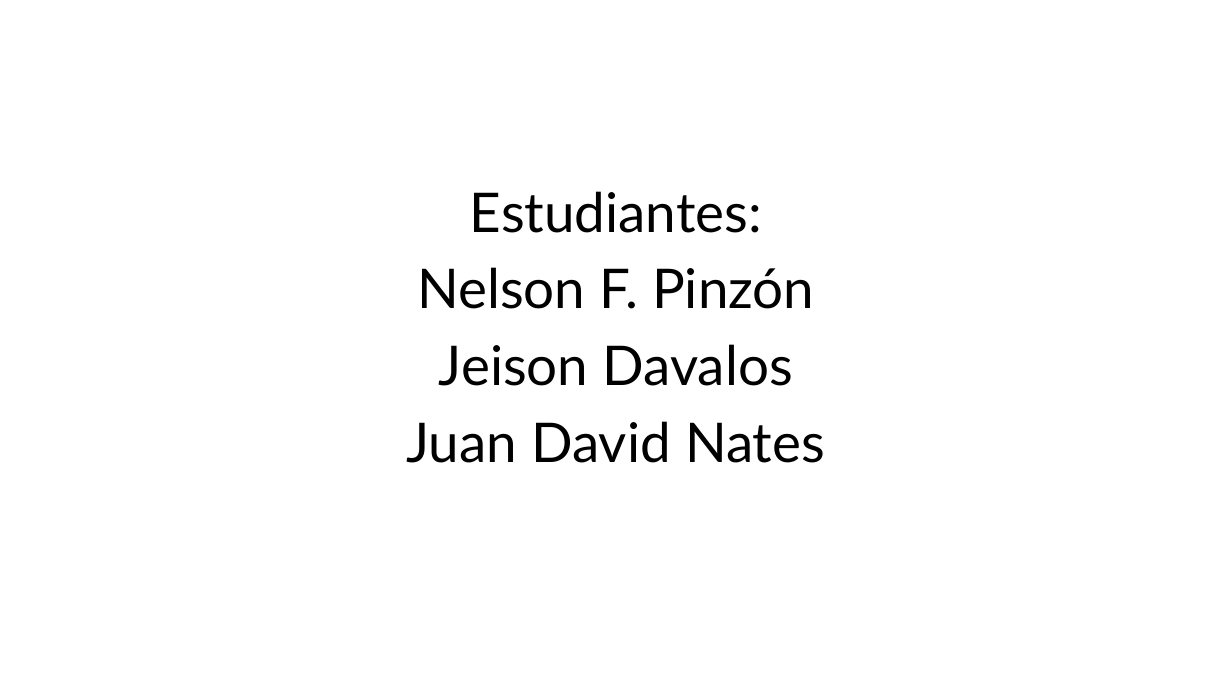
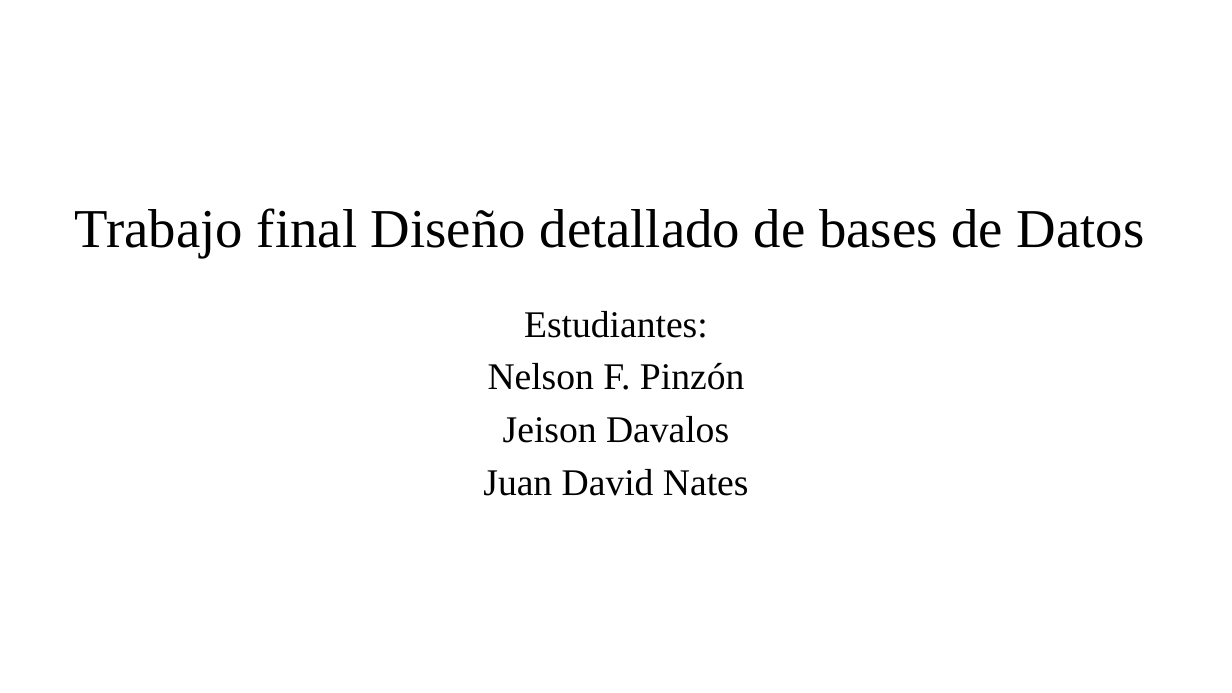
Before and after one commit to jnates/database_models, a slide deck: slide 2 of PresentaciónFinal.pptx. Drawn at 1232x693 pixels with LibreOffice and Linux fonts; fonts in the diff are those of the drawing; background and template pictures are left out. Boxes give left, top, right and bottom in pixels: in the first picture for what was removed or moved away, otherwise in the second. Text is boxed around its words. In the diff, an @@ line names an element or a change of style, - is before the commit and + after.

```diff
--- a/PresentaciónFinal.pptx
+++ b/PresentaciónFinal.pptx
@@ text added at (x1=75, y1=208, x2=1145, y2=258), 32 pt, text #000000 @@
+Trabajo final Diseño detallado de bases de Datos
@@ text "Estudiantes:" moved from (x1=407, y1=191, x2=825, y2=463) to (x1=483, y1=311, x2=749, y2=496) @@
@@ text "Estudiantes:" at (x1=483, y1=311, x2=749, y2=496): size 32 to 22 pt, font Lato to Times New Roman; less space between paragraphs @@
```
Also in this commit, not shown: 1 other slide changed, 4 slides added, 1 slide removed.
